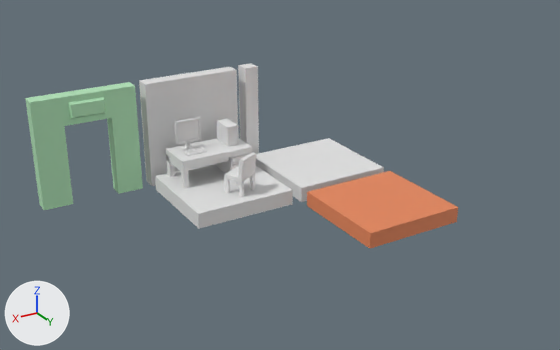
Before and after pictures for a commit that changed the COLLADA model mesh/tiles.dae.
The view is the same before and after, from a 50 mm camera at (8.41, 14.74, 6.3) aimed at (0.85, 2.15, 0.0). Arrows for +X, +Y and +Z are at lower left; the lights stay in place. Where no turn or scale is listed for an object, it has been applied to the vertices. Vertices at the same position are counted once.

Objects in the first picture: 'tile_desk_1.1', 'tile_exit', 'tile_fire', 'tile_floor', 'tile_wall', 'tile_wall_corner'.
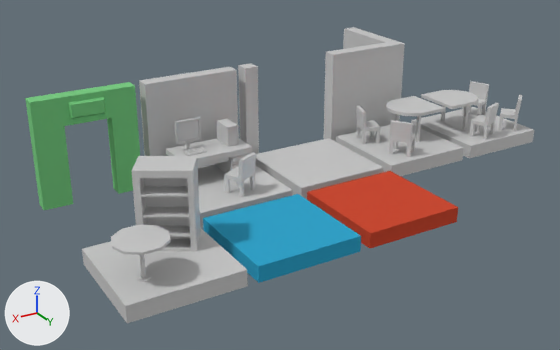
Commit message: tiles v5

Where the newer file only moved an object's origin or applied its transform, the numbers keep the older frame.

Location of each change, [x1, y1, x2, y2] in pixels of the pictures (560 x 350 px):
'tile_armoire', added: after [82, 156, 248, 323]
'tile_exit', recoloured: [25, 82, 143, 210] in both
'tile_water', added (cyan): after [203, 194, 361, 283]
'tile_wall_angle', added: after [324, 27, 405, 142]
'tile_table_1', added: after [336, 96, 464, 176]
'tile_table_2', added: after [411, 81, 534, 158]
part 1 of me_tile_fire, cut back: [307, 171, 458, 248] in both
part 2 of me_tile_wall, cut back: before [139, 67, 238, 186]; after [139, 67, 238, 156]
part 3 of me_tile_floor, cut back: before [255, 138, 384, 202]; after [255, 138, 384, 199]

The change, as a diff of the scene's bpy script:
```diff
--- a/mesh/tiles.dae.py
+++ b/mesh/tiles.dae.py
@@ mat_mat_2 @@
 mat_mat_2 = principled_material('Mat.2')
-mat_mat_2.base_color = (0.456, 0.8, 0.496)  # green #b4e7bb
+mat_mat_2.base_color = (0.176, 0.604, 0.21)  # green #74cc7e
@@ me_tile_floor @@
-me_tile_floor.from_pydata(...)  # 8 vertices, 12 faces; spans x -1.0..1.0, y -1.0..1.0, z -0.15..0.15
-me_tile_floor.materials.append(mat_mat_004)  # white #e7e7e7
+me_tile_floor.from_pydata(...)  # 8 vertices, 6 faces; spans x -1.0..1.0, y -1.0..1.0, z -0.15..0.15
+# me_tile_floor part 3
+# 12 faces are deleted
+# 6 new faces join them
+me_tile_floor.materials.append(mat_floor_base)  # light grey #cccccc
@@ me_tile_wall @@
-me_tile_wall.from_pydata(...)  # 8 vertices, 12 faces; spans x -1.0..1.0, y 0.7..1.0, z -0.15..2.0
-me_tile_wall.materials.append(mat_mat_004)  # white #e7e7e7
+me_tile_wall.from_pydata(...)  # 8 vertices, 6 faces; spans x -1.0..1.0, y 0.7..1.0, z -0.15..2.0
+# me_tile_wall part 2
+# 12 faces are deleted
+# 6 new faces join them
+me_tile_wall.materials.append(mat_defaut)  # light grey #cccccc
@@ me_tile_fire @@
-me_tile_fire.from_pydata(...)  # 8 vertices, 12 faces; spans x -1.0..1.0, y -1.0..1.0, z -0.15..0.15
-me_tile_fire.materials.append(mat_mat_1)  # orange #e7875b
+me_tile_fire.from_pydata(...)  # 8 vertices, 6 faces; spans x -1.0..1.0, y -1.0..1.0, z -0.15..0.15
+# me_tile_fire part 1
+# 12 faces are deleted
+# 6 new faces join them
+me_tile_fire.materials.append(mat_floor_fire)  # red #cc3e1b
@@ ob_tile_wall_angle @@
+ob_tile_wall_angle = bpy.data.objects.new('tile_wall_angle', me_tile_wall_angle)  # 16 vertices, 14 faces; spans x -1.0..1.0, y -1.0..1.0, z -0.15..2.0; in mat_defaut (light grey #cccccc)
+ob_tile_wall_angle.location = (-2.2, 0.0, 0.0)
@@ ob_tile_water @@
+ob_tile_water = bpy.data.objects.new('tile_water', me_tile_water)  # a box spanning x -1.0..1.0, y -1.0..1.0, z -0.15..0.15; in mat_floor_water (cyan #1ba3cc)
+ob_tile_water.location = (2.2, 4.4, 0.0)
@@ ob_tile_table_1 @@
+ob_tile_table_1 = bpy.data.objects.new('tile_table_1', me_tile_table_1)  # 212 vertices, 200 faces; spans x -1.0..1.0, y -1.0..1.0, z -0.15..0.9; in mat_floor_base (light grey #cccccc), mat_mat (light grey #cccccc), mat_defaut (light grey #cccccc)
+ob_tile_table_1.location = (-2.2, 2.2, 0.0)
@@ ob_tile_table_2 @@
+ob_tile_table_2 = bpy.data.objects.new('tile_table_2', me_tile_table_2)  # 288 vertices, 274 faces; spans x -1.0..1.0, y -1.0..1.0, z -0.15..0.9; in mat_floor_base (light grey #cccccc), mat_mat (light grey #cccccc), mat_defaut (light grey #cccccc)
+ob_tile_table_2.location = (-4.4, 2.2, 0.0)
@@ ob_tile_armoire @@
+ob_tile_armoire = bpy.data.objects.new('tile_armoire', me_tile_armoire)  # 162 vertices, 182 faces; spans x -1.0..1.0, y -1.0..1.0, z -0.15..1.58; in mat_floor_base (light grey #cccccc), mat_defaut (light grey #cccccc)
+ob_tile_armoire.location = (4.4, 4.4, 0.0)
```
